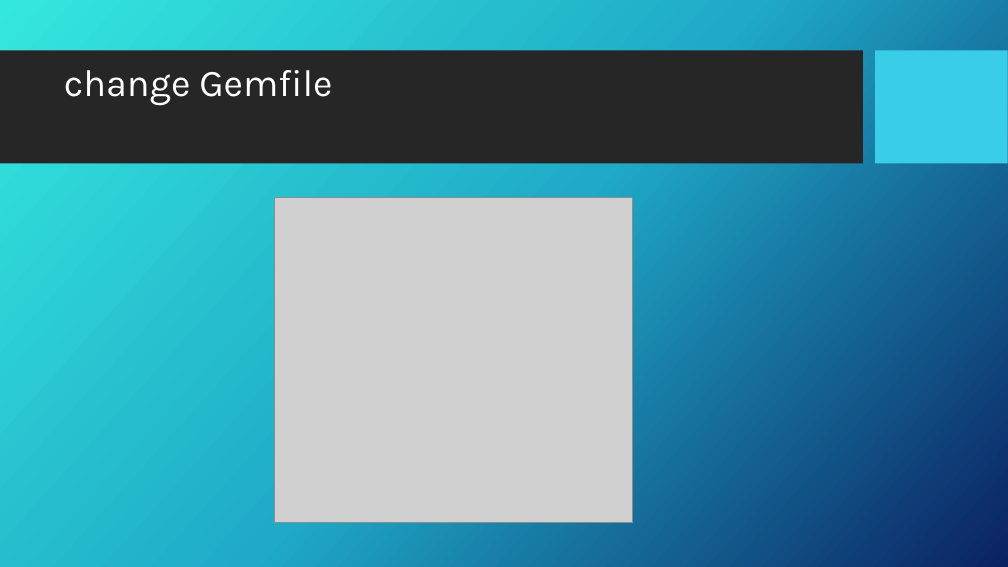
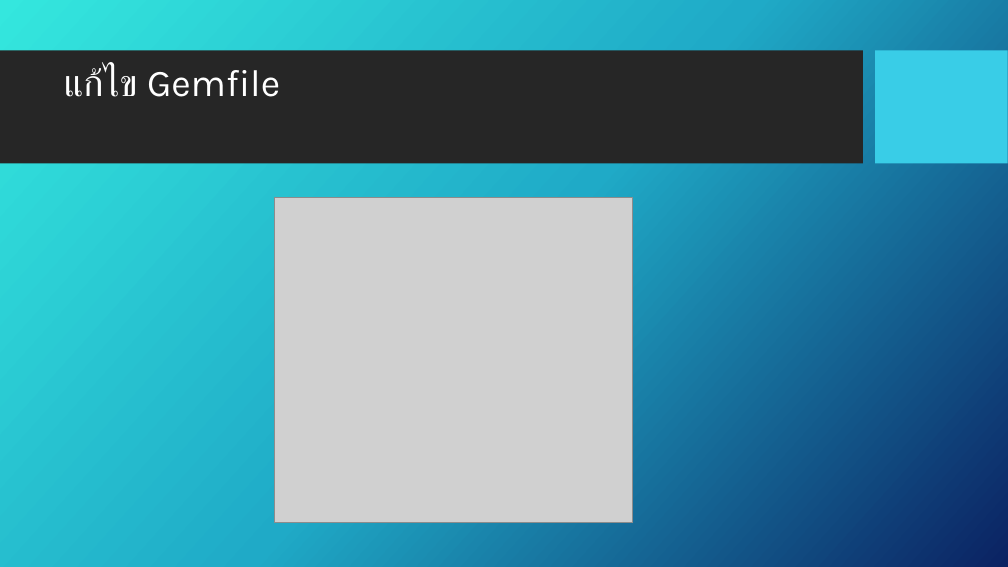
Before and after one commit to CharineePalm/interview_rails, a slide deck: slide 4 of presentation.pptx. Drawn at 1008x567 pixels with LibreOffice and Linux fonts; fonts in the diff are those of the drawing; grey boxes stand for pictures; background and template pictures are left out. Boxes give left, top, right and bottom in pixels: in the first picture for what was removed or moved away, otherwise in the second. Text is boxed around its words. In the diff, an @@ line names an element or a change of style, - is before the commit and + after.

```diff
--- a/presentation.pptx
+++ b/presentation.pptx
@@ title at [64, 66, 280, 97]: text changed @@
-change Gemfile
+แก้ไข Gemfile
```
Also in this commit, not shown: 3 other slides changed, 1 slide added.
